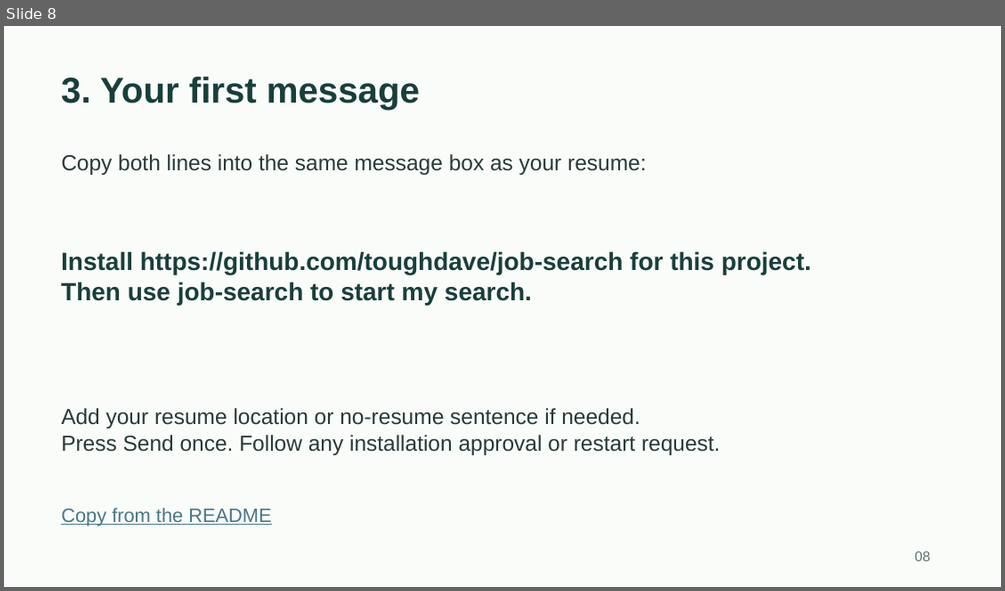
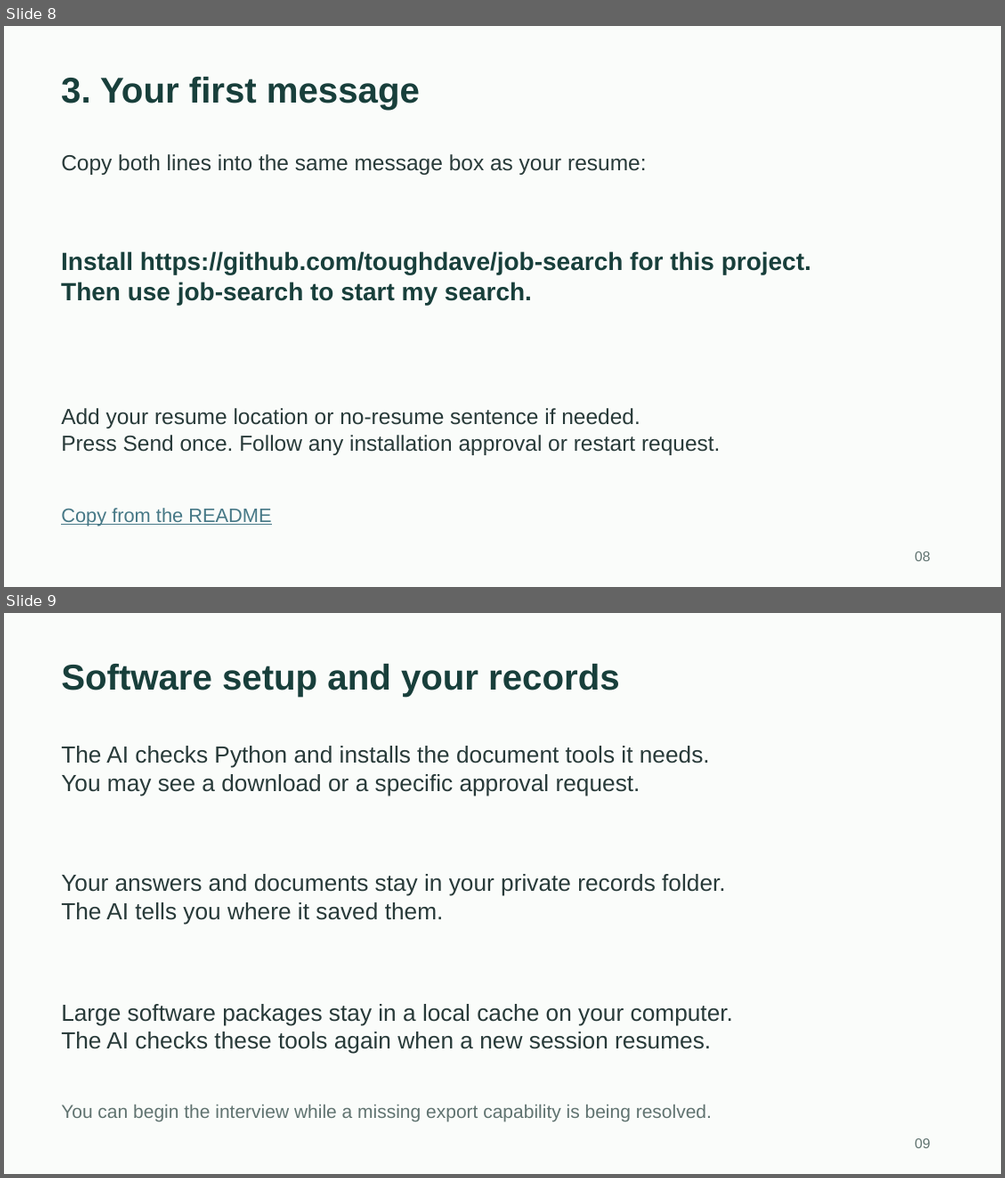
Before and after one commit to toughdave/job-search, a slide deck: docs/job-search-guide.pptx. Shown one above the other, each under a label of ours: slide 8 before the commit, slides 8 and 9 after it. The pictures are 1005x591 and 1005x1178 pixels, drawn with LibreOffice and Linux fonts; fonts in the diff are those of the drawing. Boxes give left, top, right and bottom in pixels: in the first picture for what was removed or moved away, otherwise in the second. Text is boxed around its words. In the diff, an @@ line names an element or a change of style, - is before the commit and + after.

Commit message:
Improve onboarding evidence, runtime recovery and beginner guides

```diff
--- a/docs/job-search-guide.pptx
+++ b/docs/job-search-guide.pptx
@@ slide 9 added at box(4, 613, 1001, 1174), background #FAFCFA @@
@@ text added at box(61, 664, 619, 697), 34.5 pt, text #183F3B, bold @@
+Software setup and your records
@@ text added at box(61, 746, 710, 795), 22.5 pt, text #283A39 @@
+The AI checks Python and installs the document tools it needs.
+You may see a download or a specific approval request.
@@ text added at box(61, 874, 726, 925), 22.5 pt, text #283A39 @@
+Your answers and documents stay in your private records folder.
+The AI tells you where it saved them.
@@ text added at box(61, 1004, 733, 1054), 22.5 pt, text #283A39 @@
+Large software packages stay in a local cache on your computer.
+The AI checks these tools again when a new session resumes.
@@ text added at box(61, 1104, 712, 1122), 18 pt, text #607370 @@
+You can begin the interview while a missing export capability is being resolved.
@@ text added at box(914, 1138, 930, 1148), 13.5 pt, text #607370 @@
+09
```
Also in this commit, not shown: 7 slides changed, 1 other slide added, 19 other files.
